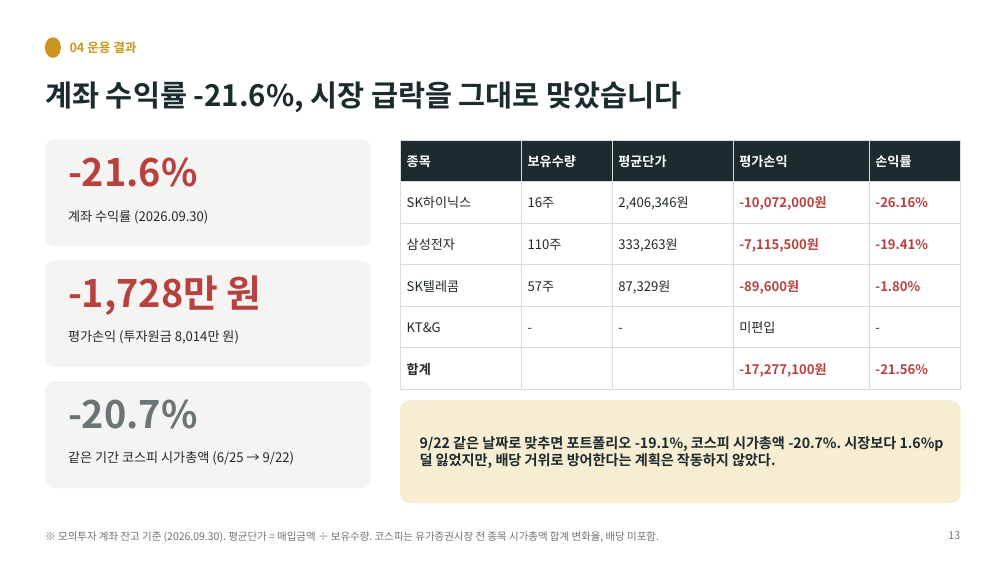
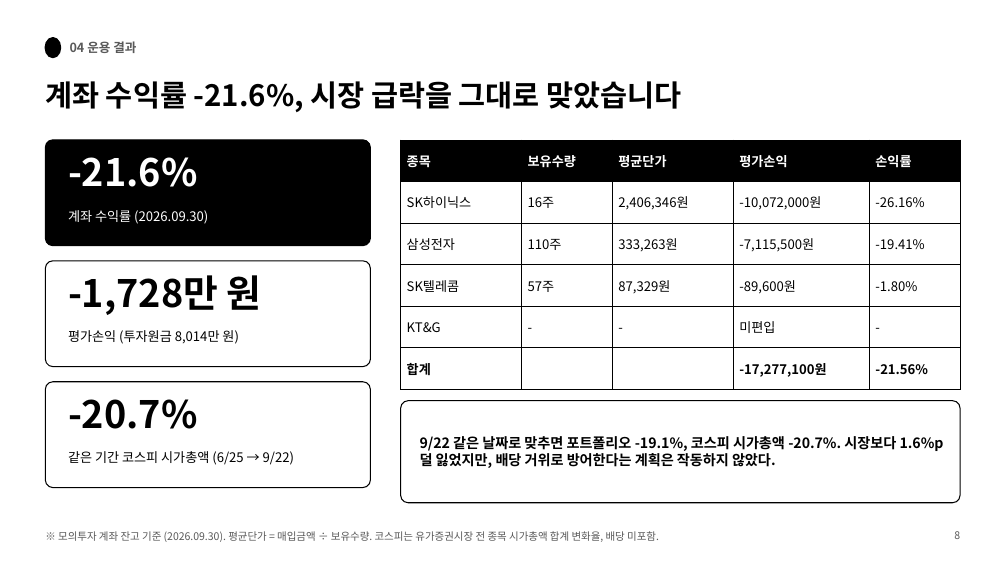
Before and after one commit to HyeonSooJ/marcap, a slide deck: slide 8 of 가치투자대회_최종보고서_정현수.pptx (slide 13 before the commit). Drawn at 1008x567 pixels with LibreOffice and Linux fonts; fonts in the diff are those of the drawing. Boxes give left, top, right and bottom in pixels: in the first picture for what was removed or moved away, otherwise in the second. Text is boxed around its words. In the diff, an @@ line names an element or a change of style, - is before the commit and + after.

```diff
--- a/가치투자대회_최종보고서_정현수.pptx
+++ b/가치투자대회_최종보고서_정현수.pptx
@@ ellipse at bbox=[45, 38, 60, 57]: fill #C9971C to #000000; outline #C9971C 1 pt to #000000 1.5 pt @@
@@ text "04 운용 결과" at bbox=[70, 41, 136, 53]: text colour #C9971C to #595959 @@
@@ text "계좌 수익률 -21.6%, 시장 급락을 ..." at bbox=[45, 81, 682, 112]: text colour #1C2B2D to #000000 @@
@@ rounded rectangle at bbox=[45, 140, 371, 246]: fill #F4F5F3 to #000000; outline #F4F5F3 1 pt to #000000 1 pt; proportions changed @@
@@ text "-21.6%" at bbox=[68, 157, 198, 187]: text colour #B8413F to #FFFFFF @@
@@ table at bbox=[401, 140, 960, 381] @@
@@ fill #1C2B2D to #000000 in row 1 @@
@@ text colour #22282A to #000000 in "SK하이닉스", "16주", "2,406,346원", "삼성전자" and 11 more places @@
@@ text colour #B8413F to #000000 in "-10,072,000원", "-26.16%", "-7,115,500원", "-19.41%" and 4 more places @@
@@ bold off in "-10,072,000원", "-26.16%", "-7,115,500원", "-19.41%" and 2 more places @@
@@ borders changed @@
@@ text "계좌 수익률 (2026.09.30)" at bbox=[68, 210, 208, 224]: text colour #22282A to #FFFFFF @@
@@ rounded rectangle at bbox=[45, 261, 371, 367]: fill #F4F5F3 to #FFFFFF; outline #F4F5F3 1 pt to #000000 1 pt; proportions changed @@
@@ text "-1,728만 원" at bbox=[68, 275, 262, 315]: text colour #B8413F to #000000 @@
@@ text "평가손익 (투자원금 8,014만 원)" at bbox=[68, 330, 239, 344]: text colour #22282A to #000000 @@
@@ rounded rectangle at bbox=[45, 382, 371, 488]: fill #F4F5F3 to #FFFFFF; outline #F4F5F3 1 pt to #000000 1 pt; proportions changed @@
@@ text "-20.7%" at bbox=[68, 399, 198, 429]: text colour #6B7477 to #000000 @@
@@ rounded rectangle at bbox=[401, 401, 960, 503]: fill #F7EDD2 to #FFFFFF; outline #F7EDD2 1 pt to #000000 1 pt; proportions changed @@
@@ text "9/22 같은 날짜로 맞추면 포트폴리오 ..." at bbox=[420, 436, 944, 468]: text colour #1C2B2D to #000000 @@
@@ text "같은 기간 코스피 시가총액 (6/25 ..." at bbox=[68, 451, 294, 465]: text colour #22282A to #000000 @@
@@ text "※ 모의투자 계좌 잔고 기준 ..." at bbox=[58, 531, 659, 542]: text colour #6B7477 to #595959 @@
@@ text at bbox=[954, 531, 960, 539]: text changed; text colour #6B7477 to #595959 @@
-13
+8
```
Also in this commit, not shown: 14 other slides changed, 7 slides removed.
